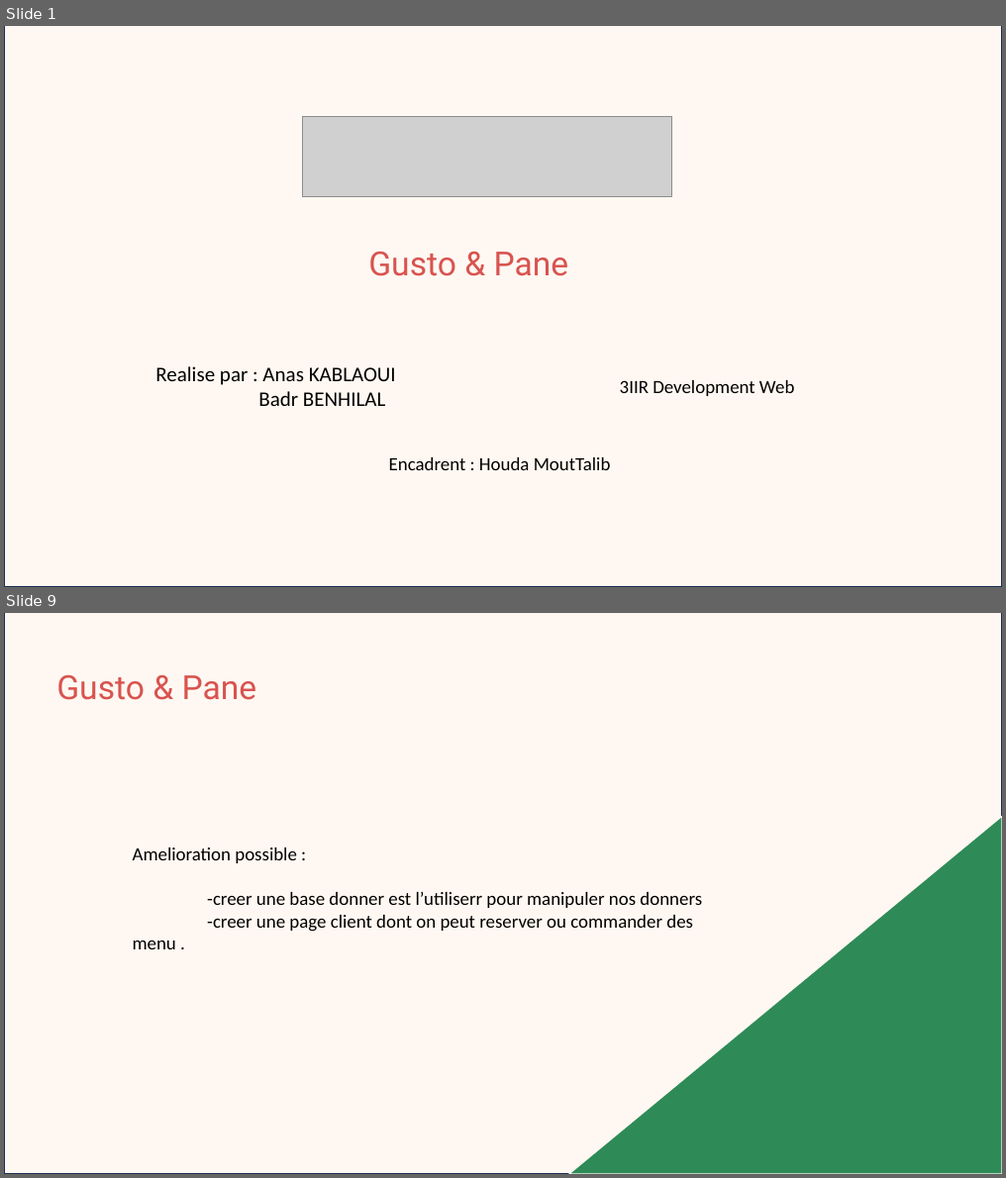
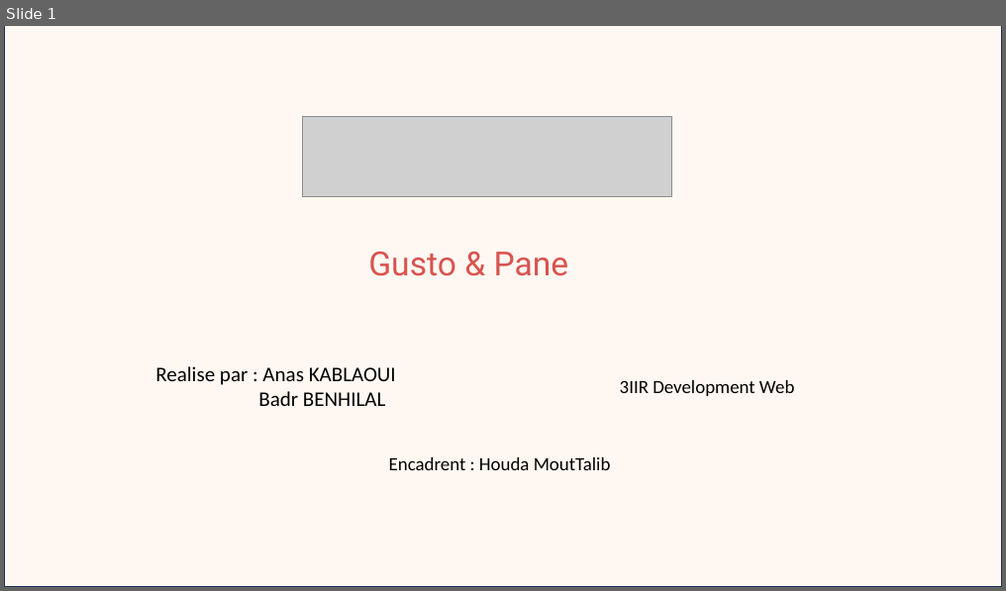
Before and after one commit to anaskablaoui/Gusto-pane, a slide deck: Présentation1.pptx. Shown one above the other, each under a label of ours: slides 1 and 9 before the commit, slide 1 after it; the slides between them are not shown. The pictures are 1006x1178 and 1006x591 pixels, drawn with LibreOffice and Linux fonts; fonts in the diff are those of the drawing; grey boxes stand for pictures. Boxes give left, top, right and bottom in pixels: in the first picture for what was removed or moved away, otherwise in the second. Text is boxed around its words. In the diff, an @@ line names an element or a change of style, - is before the commit and + after.

```diff
--- a/Présentation1.pptx
+++ b/Présentation1.pptx
@@ slide 9 removed at [4, 613, 1002, 1174], background #FFFFFF @@
@@ rectangle removed at [4, 613, 1002, 1174] @@
@@ text removed at [56, 675, 257, 700] @@
-Gusto & Pane
@@ right triangle removed at [569, 817, 1002, 1174] @@
@@ text removed at [133, 848, 702, 932] @@
-Amelioration possible :
--creer une base donner est l’utiliserr pour manipuler nos donners
--creer une page client dont on peut reserver ou commander des menu .
```
Also in this commit, not shown: 7 slides changed, 4 slides added.
